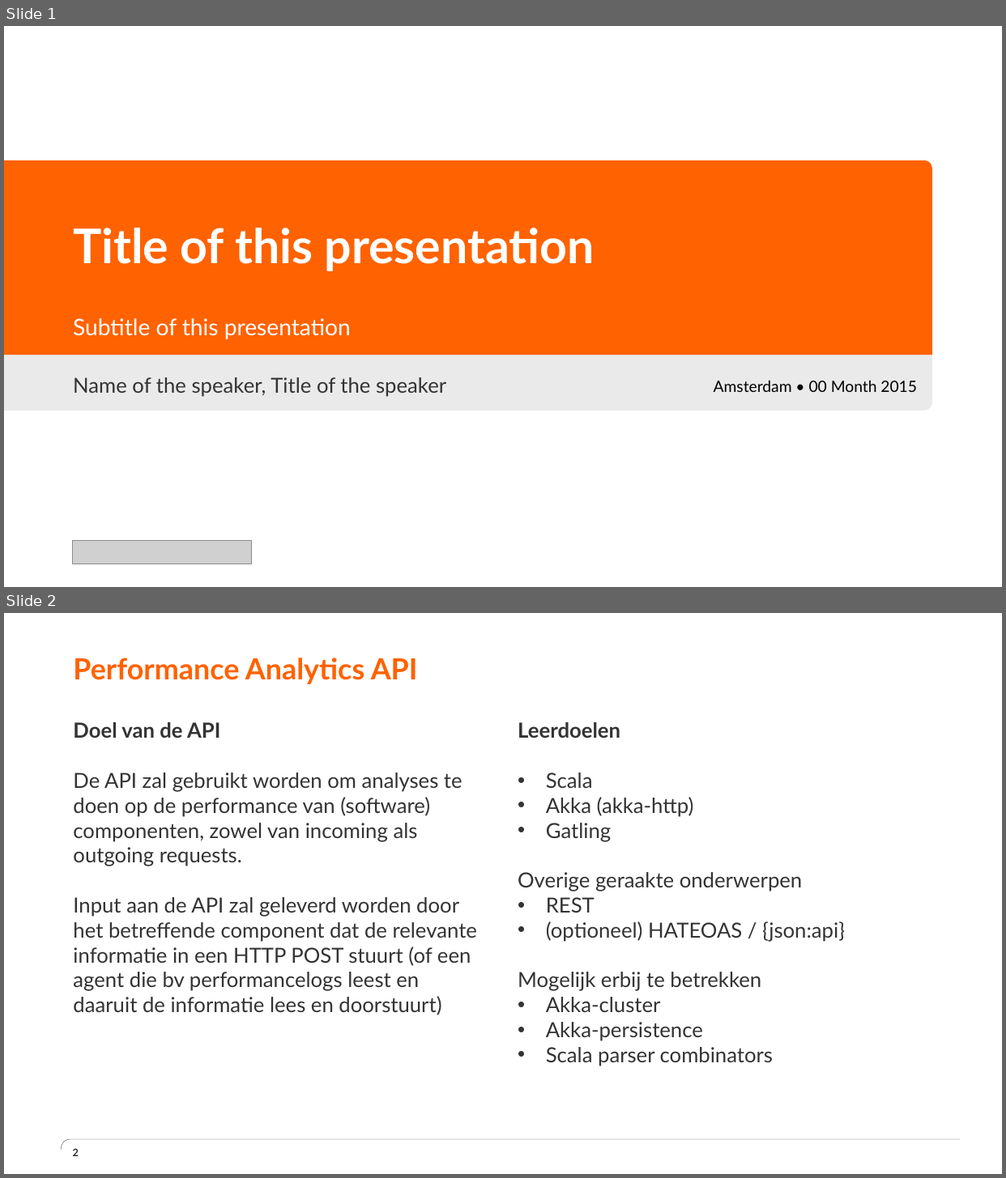
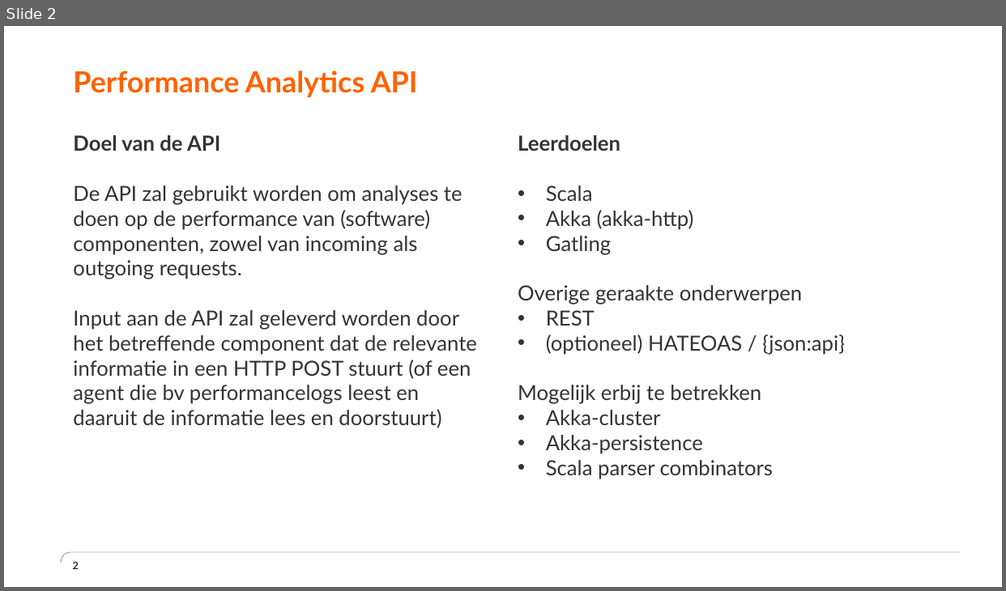
Before and after one commit to scala-academy/performance-analysis, a slide deck: doc/PerformanceAnalyticsAPI.pptx. Shown one above the other, each under a label of ours: slides 1 and 2 before the commit, slide 2 after it. The pictures are 1006x1178 and 1006x591 pixels, drawn with LibreOffice and Linux fonts; fonts in the diff are those of the drawing; grey boxes stand for pictures; background and template pictures are left out. Boxes give left, top, right and bottom in pixels: in the first picture for what was removed or moved away, otherwise in the second. Text is boxed around its words. In the diff, an @@ line names an element or a change of style, - is before the commit and + after.

```diff
--- a/doc/PerformanceAnalyticsAPI.pptx
+++ b/doc/PerformanceAnalyticsAPI.pptx
@@ slide 1 removed at box(4, 26, 1002, 587), background #FFFFFF @@
@@ freeform shape removed at box(4, 160, 932, 356) @@
@@ title removed at box(73, 228, 594, 271) @@
-Title of this presentation
@@ text removed at box(73, 318, 351, 339) @@
-Subtitle of this presentation
@@ freeform shape removed at box(4, 356, 932, 411) @@
@@ subtitle removed at box(73, 378, 446, 397) @@
-Name of the speaker, Title of the speaker
@@ text removed at box(714, 380, 917, 392) @@
-Amsterdam • 00 Month 2015
@@ rectangle removed at box(4, 519, 1002, 587) @@
@@ picture removed at box(73, 541, 252, 565) @@
```
Also in this commit, not shown: 2 slides added.
